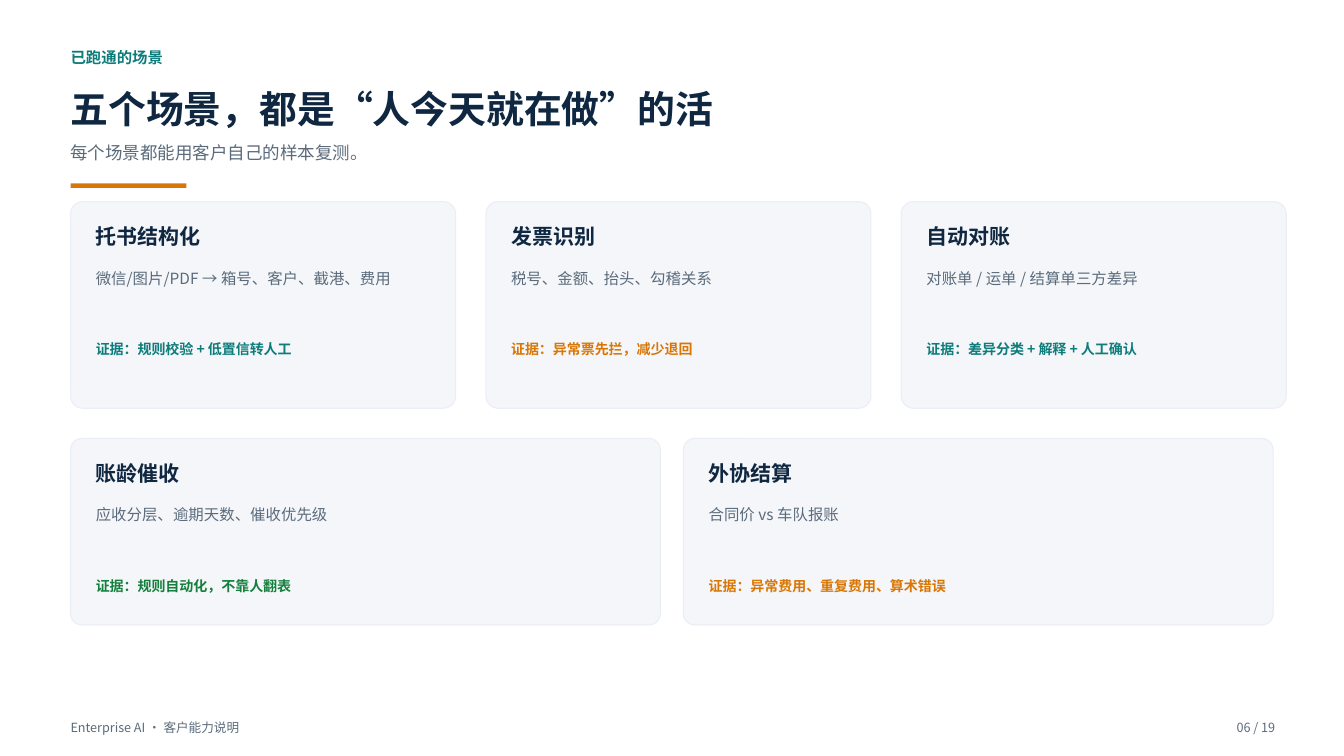
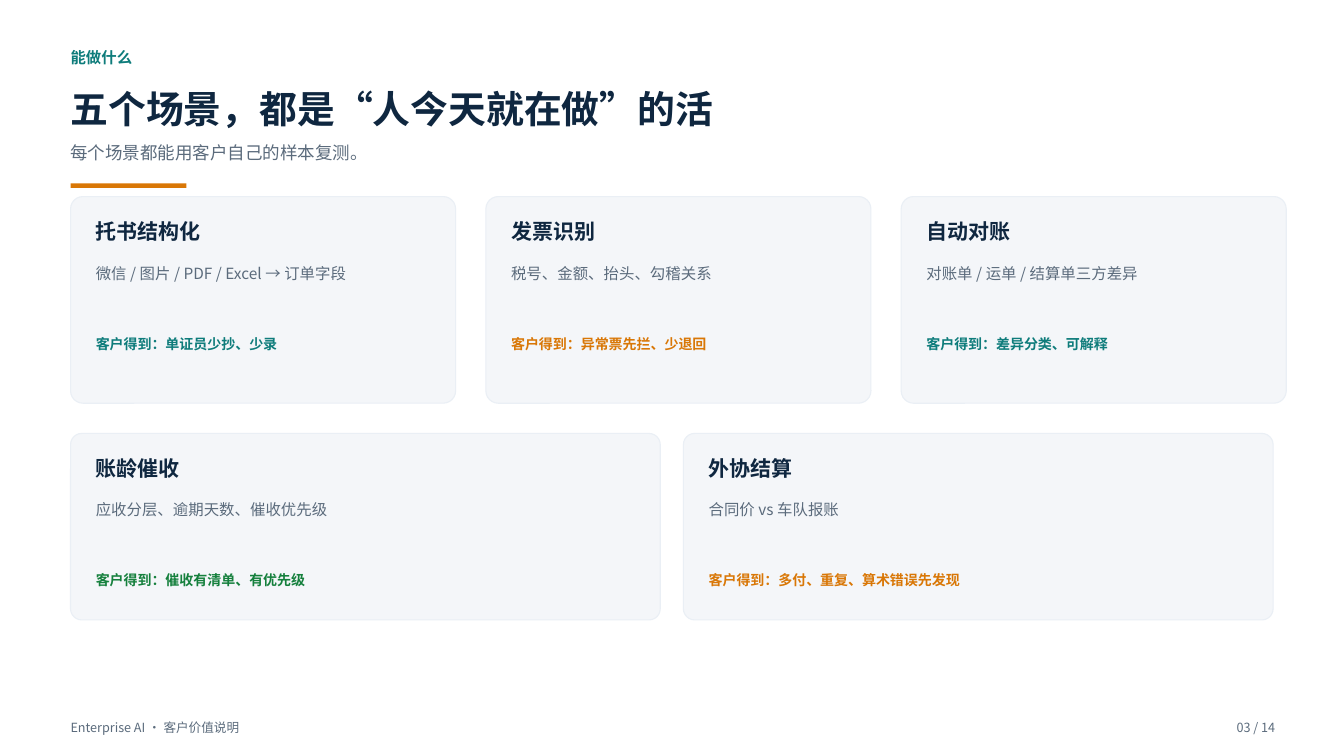
Before and after one commit to roma007/Enterprise-AI, a slide deck: slide 3 of 会客包/reports/客户老板版_系统能力介绍_2026-11-05.pptx (slide 6 before the commit). Drawn at 1344x756 pixels with LibreOffice and Linux fonts; fonts in the diff are those of the drawing. Boxes give left, top, right and bottom in pixels: in the first picture for what was removed or moved away, otherwise in the second. Text is boxed around its words. In the diff, an @@ line names an element or a change of style, - is before the commit and + after.

Commit message:
docs: 重做客户老板版 PPT，聚焦价值与落地

```diff
--- a/会客包/reports/客户老板版_系统能力介绍_2026-11-05.pptx
+++ b/会客包/reports/客户老板版_系统能力介绍_2026-11-05.pptx
@@ text at [71, 50, 133, 65]: text changed @@
-已跑通的场景
+能做什么
@@ text at [96, 266, 346, 280]: text changed @@
-微信/图片/PDF → 箱号、客户、截港、费用
+微信 / 图片 / PDF / Excel → 订单字段
@@ text at [96, 337, 277, 351]: text changed @@
-证据：规则校验 + 低置信转人工
+客户得到：单证员少抄、少录
@@ text at [511, 337, 706, 351]: text changed @@
-证据：异常票先拦，减少退回
+客户得到：异常票先拦、少退回
@@ text at [926, 337, 1107, 351]: text changed @@
-证据：差异分类 + 解释 + 人工确认
+客户得到：差异分类、可解释
@@ 9 texts, 5 rounded rectangles: place and size @@
-9 texts, 5 rounded rectangles at [71, 202, 1287, 625]
+9 texts, 5 rounded rectangles at [71, 197, 1287, 620]
@@ text at [96, 573, 305, 587]: text changed @@
-证据：规则自动化，不靠人翻表
+客户得到：催收有清单、有优先级
@@ text at [709, 573, 960, 587]: text changed @@
-证据：异常费用、重复费用、算术错误
+客户得到：多付、重复、算术错误先发现
@@ text at [71, 721, 240, 735]: text changed @@
-Enterprise AI · 客户能力说明
+Enterprise AI · 客户价值说明
@@ text at [1237, 722, 1275, 732]: text changed @@
-06 / 19
+03 / 14
```
Also in this commit, not shown: 11 other slides changed, 2 slides added, 7 slides removed, 2 other files.
